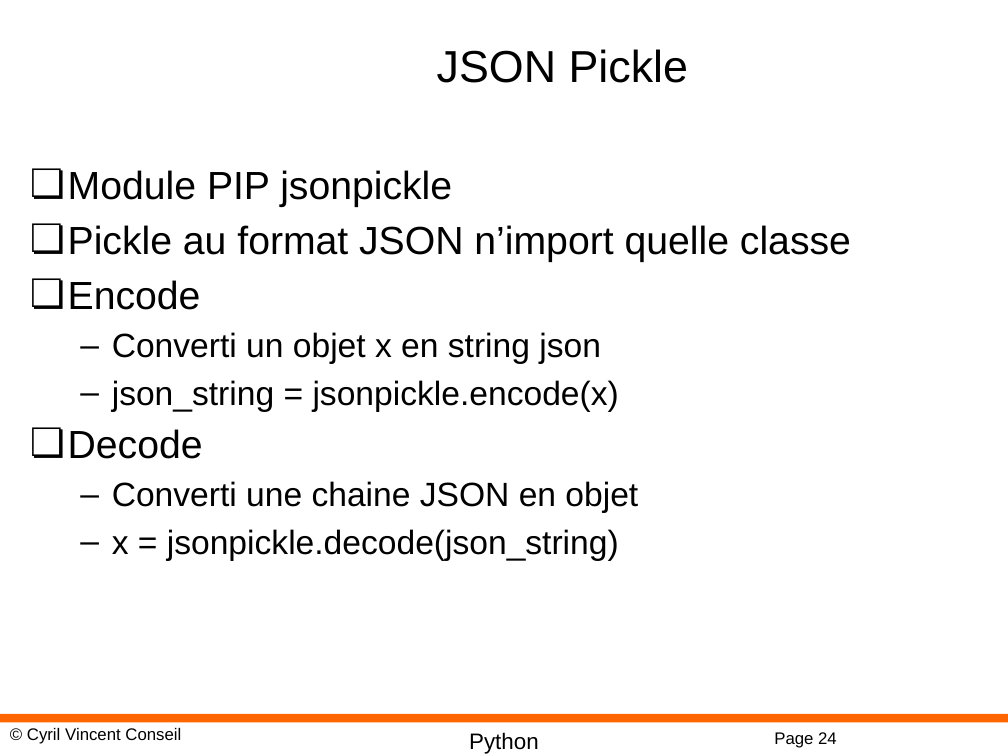
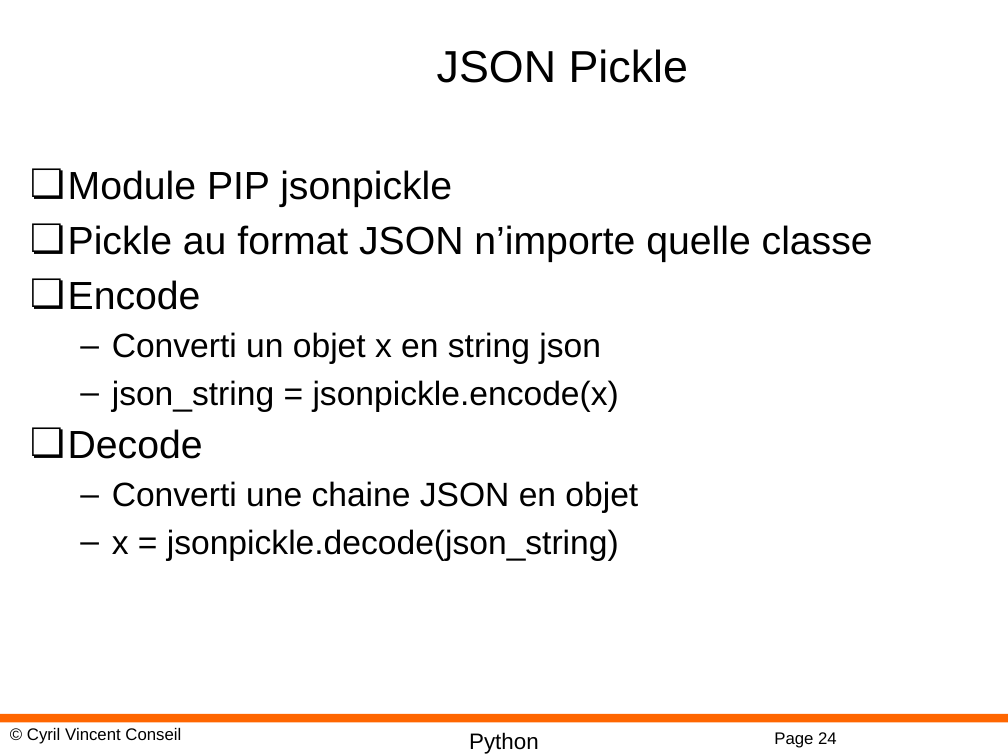
Before and after one commit to cyrilvincent/oo, a slide deck: slide 24 of PPT/PythonOO07-Sys.pptx. Drawn at 1008x756 pixels with LibreOffice and Linux fonts; fonts in the diff are those of the drawing; background and template pictures are left out. Boxes give left, top, right and bottom in pixels: in the first picture for what was removed or moved away, otherwise in the second. Text is boxed around its words. In the diff, an @@ line names an element or a change of style, - is before the commit and + after.

```diff
--- a/PPT/PythonOO07-Sys.pptx
+++ b/PPT/PythonOO07-Sys.pptx
@@ text at [68, 225, 873, 262]: text changed @@
-❏ Pickle au format JSON n’import quelle classe
+❏ Pickle au format JSON n’importe quelle classe
```
Also in this commit, not shown: 3 other files.
